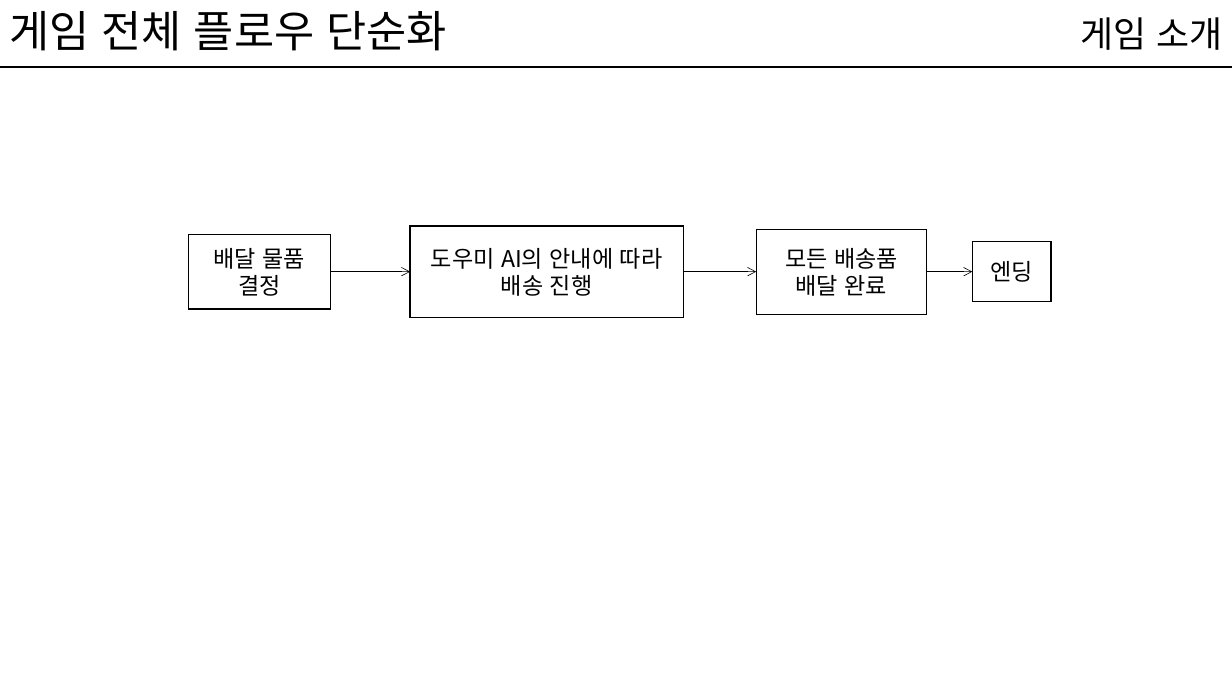
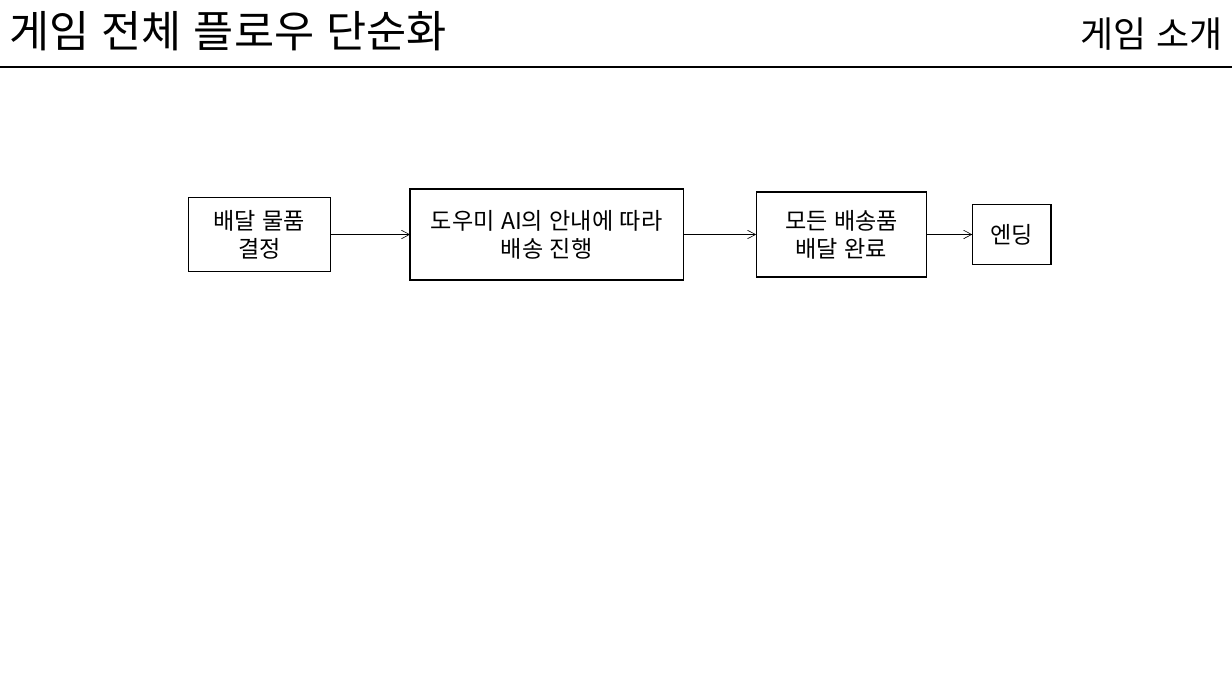
Before and after one commit to kwakyerin/2026_Graduation_Project, a slide deck: slide 8 of documents/HyunahKwon/01_works/01_designing/01_for_teammates/배트와 달트_기획.pptx. Drawn at 1232x693 pixels with LibreOffice and Linux fonts; fonts in the diff are those of the drawing. Boxes give left, top, right and bottom in pixels: in the first picture for what was removed or moved away, otherwise in the second. Text is boxed around its words. In the diff, an @@ line names an element or a change of style, - is before the commit and + after.

```diff
--- a/documents/HyunahKwon/01_works/01_designing/01_for_teammates/배트와 달트_기획.pptx
+++ b/documents/HyunahKwon/01_works/01_designing/01_for_teammates/배트와 달트_기획.pptx
@@ rectangle "배달 물품 결정": place and size @@
-rectangle "배달 물품 결정" at (189,235,331,310)
+rectangle "배달 물품 결정" at (189,197,331,272)
@@ 3 rectangles, 3 arrows: place and size @@
-3 rectangles, 3 arrows at (330,226,1051,318)
+3 rectangles, 3 arrows at (330,189,1051,280)
```
Also in this commit, not shown: 3 other slides changed, 5 other files.
